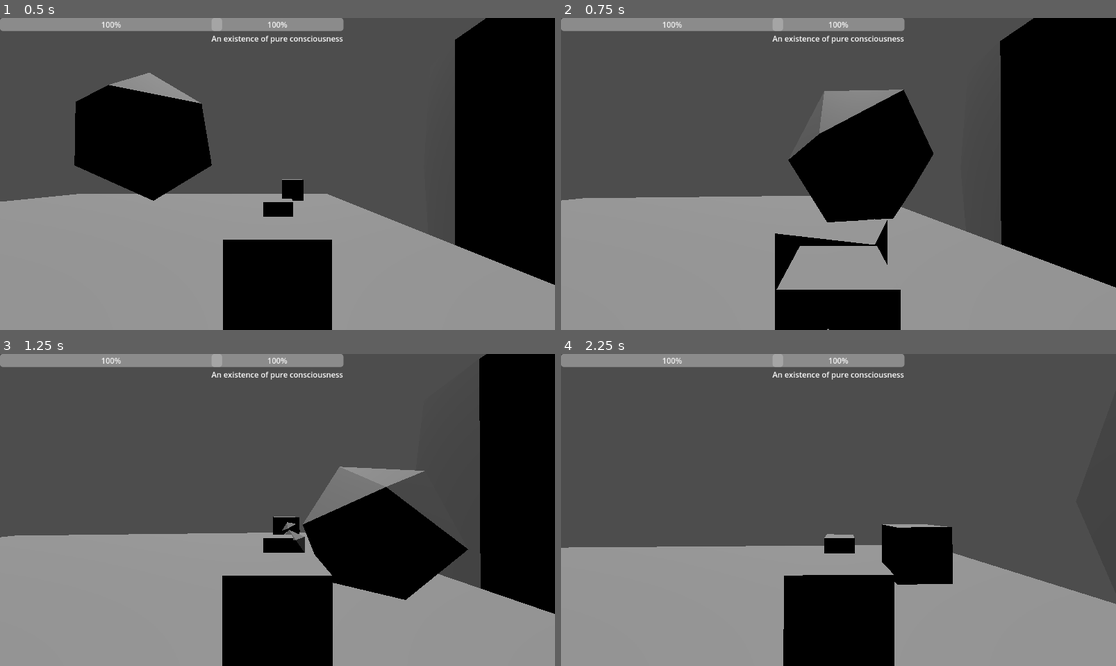
Above: before the commit, frames 1-4 (two rows, left to right).
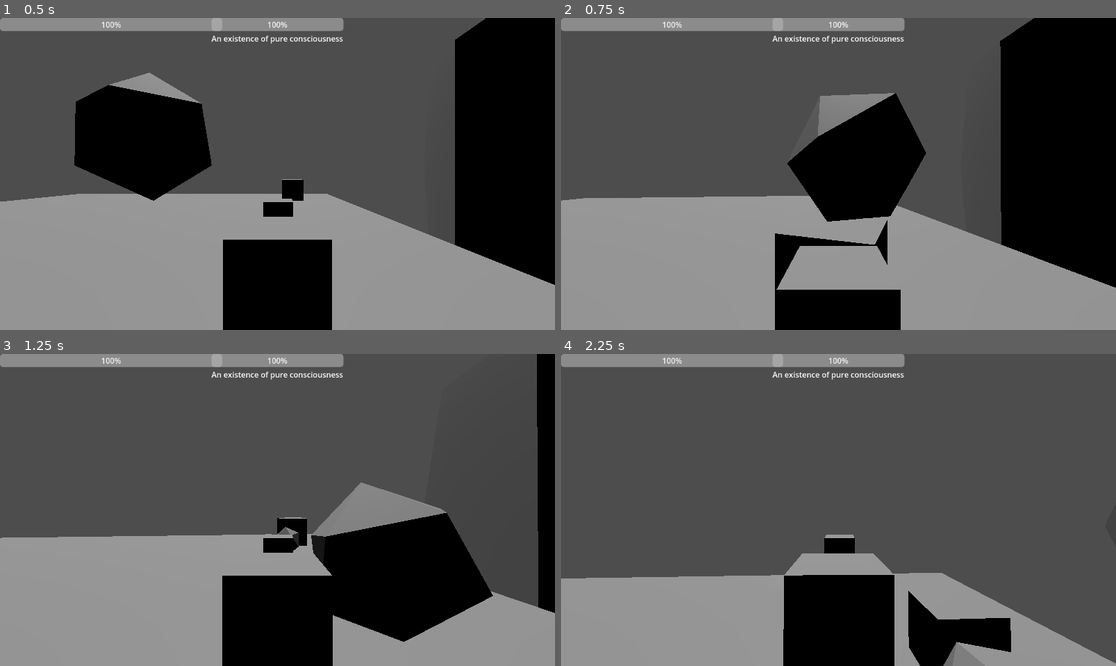
Above: after the commit, the same moments.

Repository: RavenRandomz/cube-extentialis-bossfight
Game: Godot game, scene res://testworld.tscn
The game is run twice, just before and just after one commit, with the same random seed, the same clock (stepped at 60 frames per second) and the same inputs.
Inputs (mouse positions are in pixels of both pictures, inside the frame that each line leads up to):
- Up to frame 1 (0.5 s): no input
- Up to frame 2 (0.75 s): tap Enter at 0.5 s; move the mouse to (866, 174) at 0.52 s; press the mouse at (866, 174) at 0.53 s; hold W (player_forward) from 0.53 s (still down)
- Up to frame 3 (1.25 s): keep holding W (player_forward); tap Space (player_jump) at 0.77 s
- Up to frame 4 (2.25 s): keep holding W (player_forward); move the mouse to (810, 510) at 1.27 s; release the mouse at (810, 510) at 1.28 s; tap Shift at 1.35 s; tap Space (player_jump) at 1.52 s; move the mouse to (849, 503) at 2.02 s; tap Alt at 2.1 s

Frame 1 is identical in both runs. In frame 2, 1.0% of the frame differs, in the area x 0-100%, y 0-100%; in frame 3, 16%, in the area x 0-100%, y 0-93%; in frame 4, 13%.

Commit message:
Speed up default basic bullet for player use

Diff:
--- a/projectile/basic_bullet.tscn
+++ b/projectile/basic_bullet.tscn
@@ -10,6 +10,7 @@
 collision_mask = 2
 gravity_scale = 0.0
 script = ExtResource("1_0trdb")
+_speed = 22.0
 
 [node name="MeshInstance3D" type="MeshInstance3D" parent="."]
 transform = Transform3D(0.32, 0, 0, 0, 0.32, 0, 0, 0, 0.32, 0, 0, 0)
